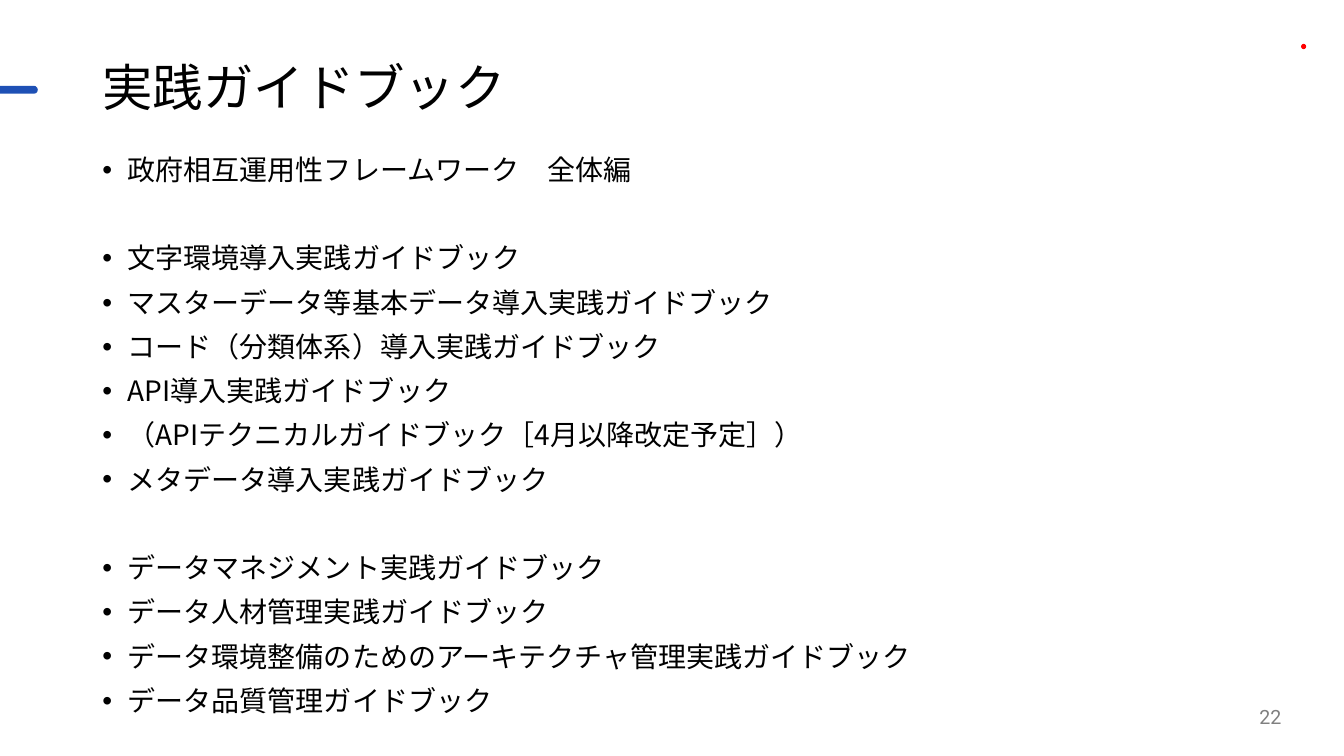
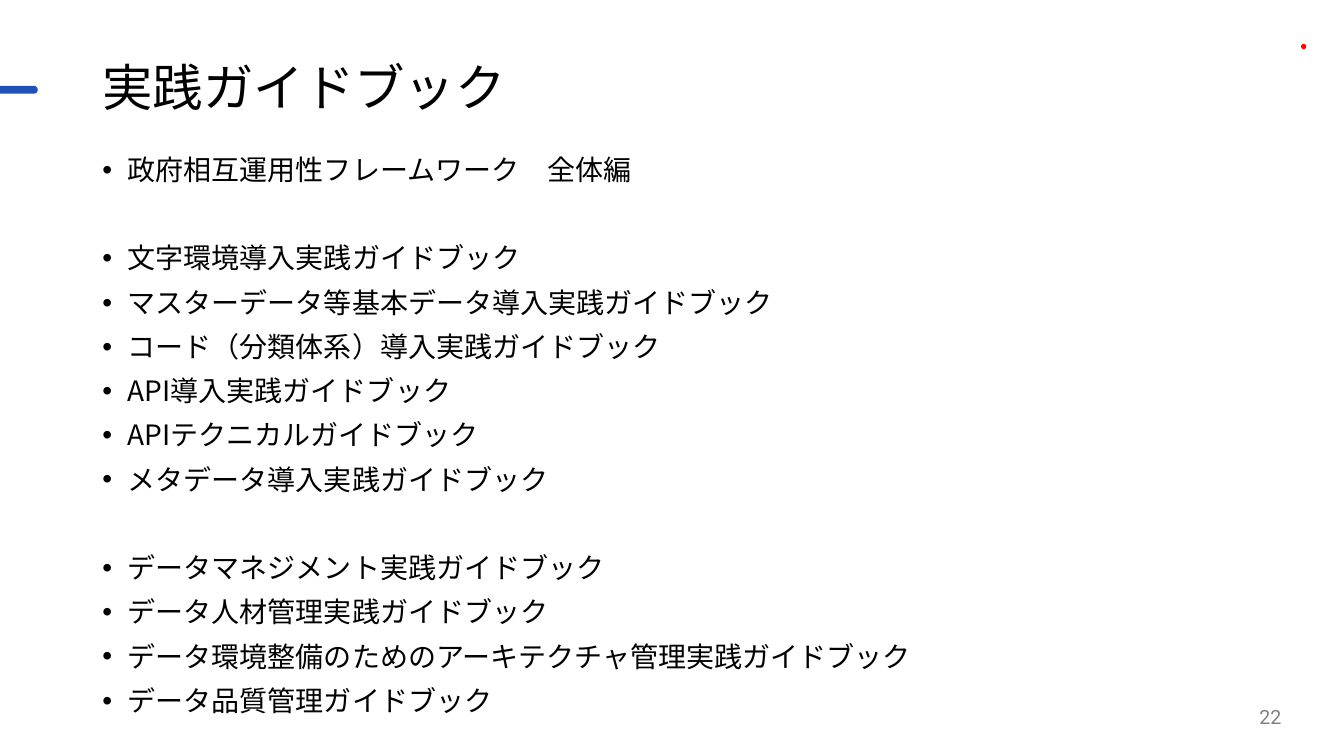
Before and after one commit to JDA-DM/GIF, a slide deck: slide 22 of 410_全体説明/411_GIF説明資料.pptx. Drawn at 1344x756 pixels with LibreOffice and Linux fonts; fonts in the diff are those of the drawing; background and template pictures are left out. Boxes give left, top, right and bottom in pixels: in the first picture for what was removed or moved away, otherwise in the second. Text is boxed around its words. In the diff, an @@ line names an element or a change of style, - is before the commit and + after.

```diff
--- a/410_全体説明/411_GIF説明資料.pptx
+++ b/410_全体説明/411_GIF説明資料.pptx
@@ text at (128, 421, 479, 447): text changed @@
-• （APIテクニカルガイドブック［4月以降改定予定］）
+• APIテクニカルガイドブック
```
Also in this commit, not shown: 3 other slides changed, 53 other files.
